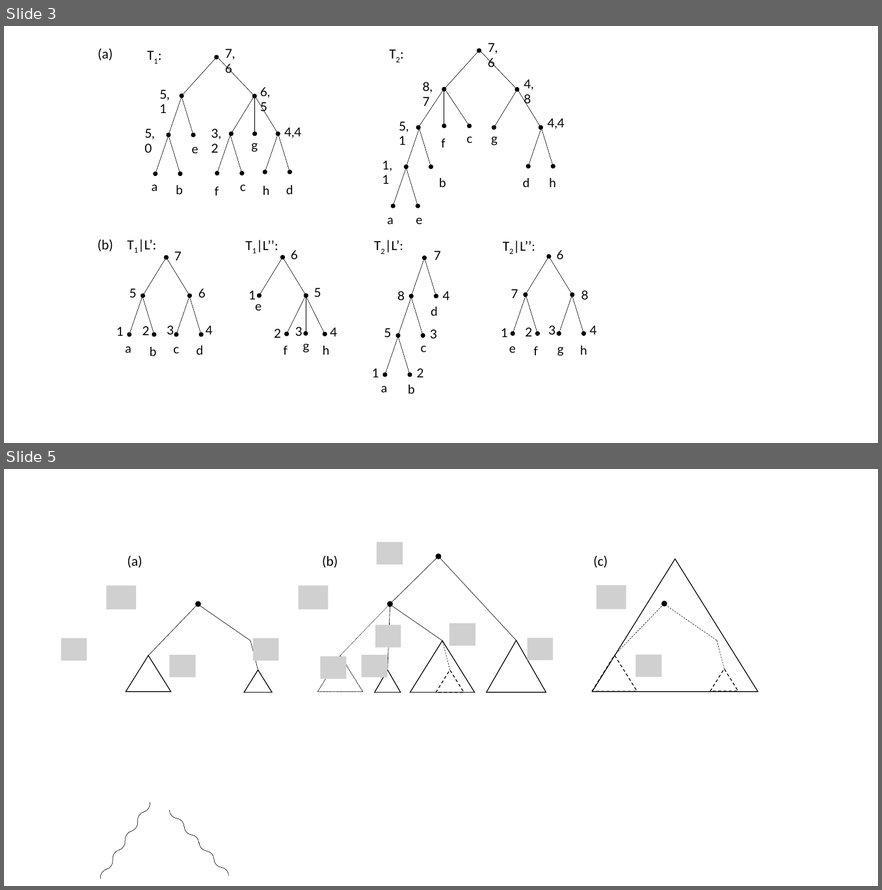
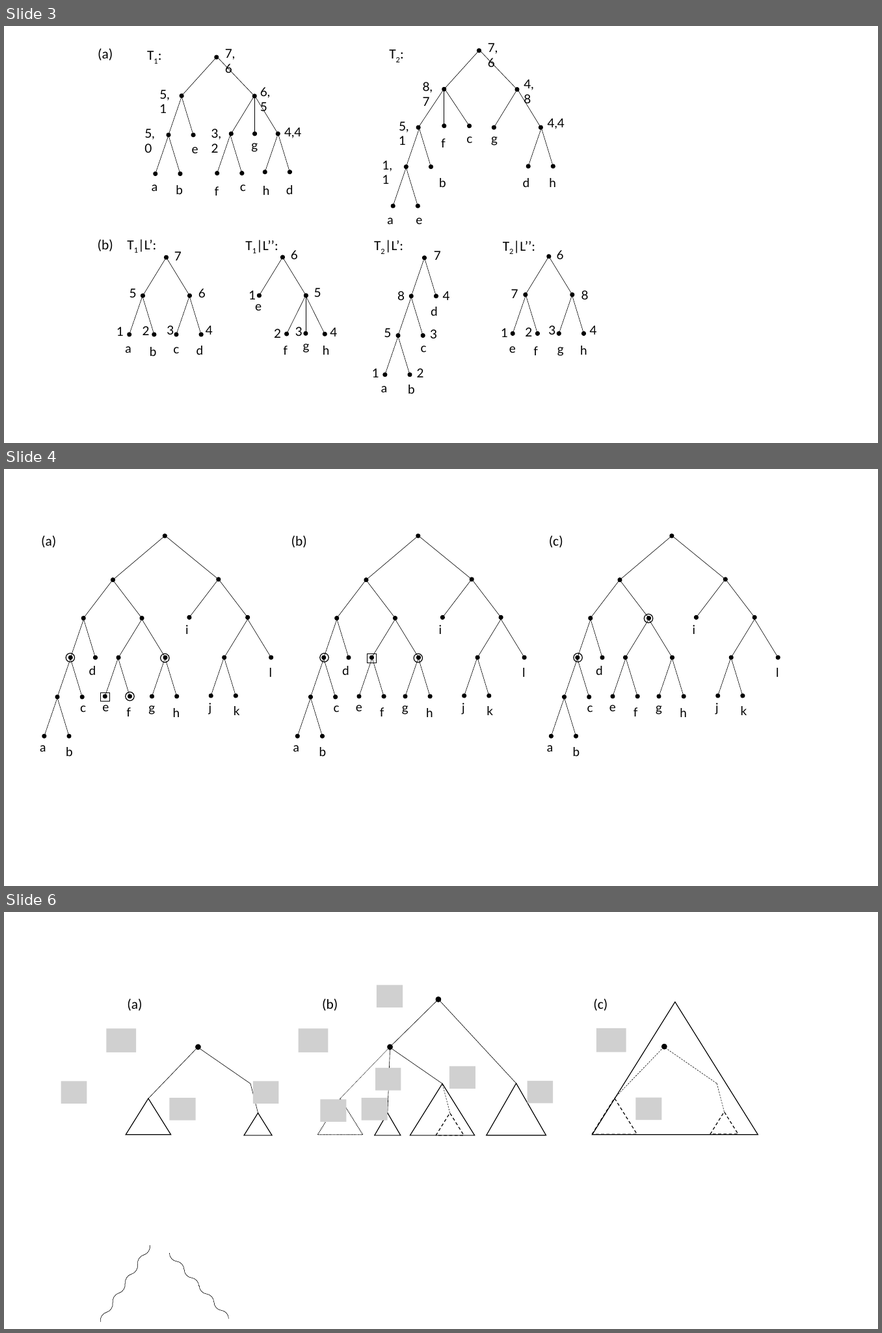
Before and after one commit to varung97/fyp, a slide deck: interim_report/images/graphs.pptx. Shown one above the other, each under a label of ours: slides 3 and 5 before the commit, slides 3, 4 and 6 after it; the slides between them are not shown. The pictures are 882x890 and 882x1333 pixels, drawn with LibreOffice and Linux fonts; fonts in the diff are those of the drawing; grey boxes stand for pictures. Boxes give left, top, right and bottom in pixels: in the first picture for what was removed or moved away, otherwise in the second. Text is boxed around its words. In the diff, an @@ line names an element or a change of style, - is before the commit and + after.

```diff
--- a/interim_report/images/graphs.pptx
+++ b/interim_report/images/graphs.pptx
@@ slide 4 added at box(4, 469, 878, 886), background #FFFFFF @@
@@ text added at box(41, 535, 56, 548), 18 pt, text #000000 @@
+(a)
@@ text added at box(291, 535, 307, 548), 18 pt, text #000000 @@
+(b)
@@ text added at box(549, 535, 563, 548), 18 pt, text #000000 @@
+(c)
@@ ellipse added at box(644, 614, 653, 623), outline #000000 1 pt @@
@@ group added at box(40, 536, 272, 756): 21 arrows, 12 texts, 3 ellipses, 1 double arrow @@
+a
+b
+c
+d
+e
+f
+g
+h
+i
+l
+k
+j
@@ rectangle added at box(367, 654, 376, 663), outline #000000 1 pt @@
@@ group added at box(293, 536, 525, 756): 21 arrows, 12 texts, 2 ellipses, 1 double arrow @@
+a
+b
+c
+d
+e
+f
+g
+h
+i
+l
+k
+j
@@ group added at box(547, 536, 778, 756): 21 arrows, 12 texts, 1 double arrow, 1 ellipse @@
+a
+b
+c
+d
+e
+f
+g
+h
+i
+l
+k
+j
@@ rectangle added at box(101, 693, 110, 702), outline #000000 1 pt @@
@@ what was slide 5 is now slide 6 @@
```
Also in this commit, not shown: 3 slides changed, 1 other slide added, 8 other files.
